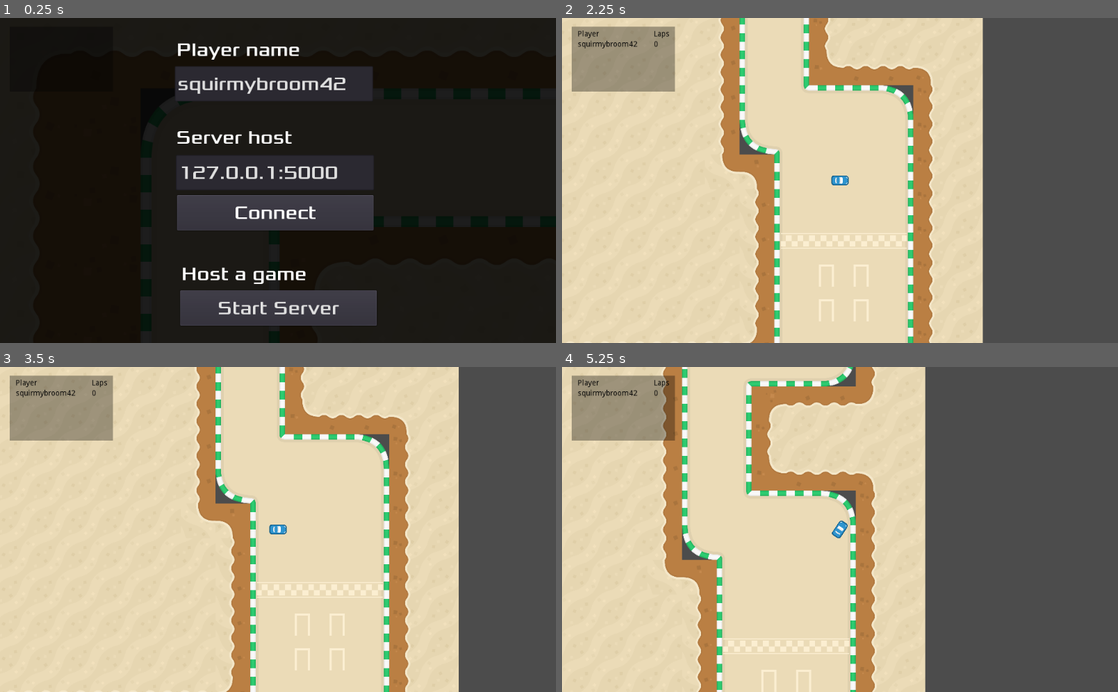
Above: before the commit, frames 1-4 (two rows, left to right).
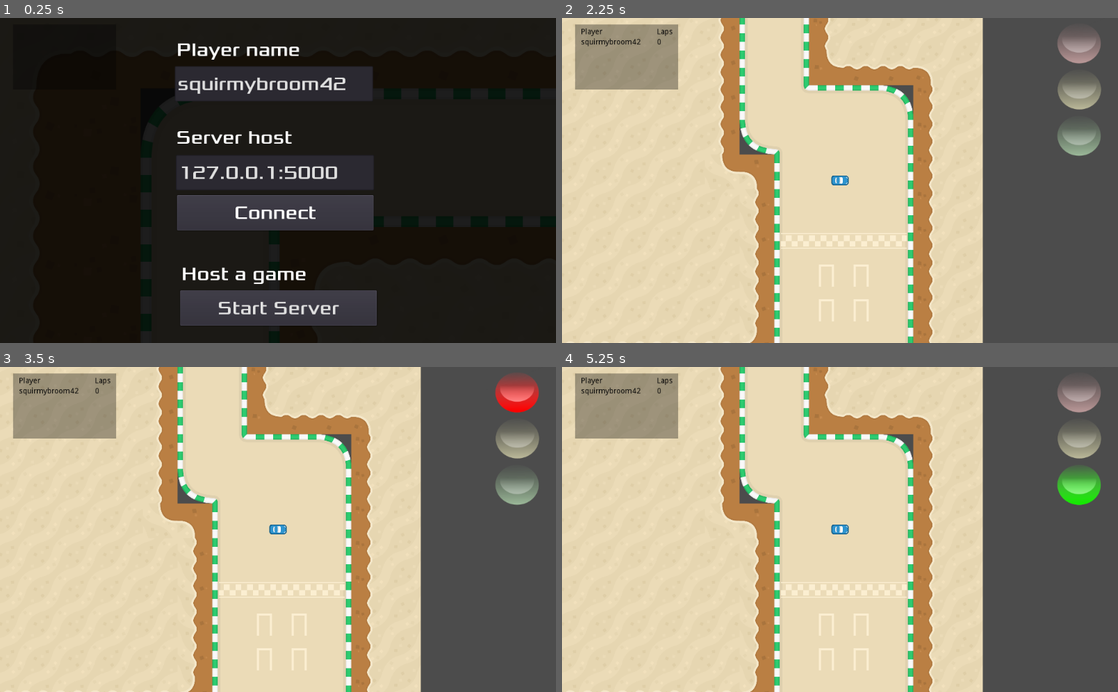
Above: after the commit, the same moments.

Repository: itjope/slide-on-slicks
Game: Godot game, scene res://World.tscn
Same seed, same stepped clock (60 frames per second), same inputs: the game is played once before the commit and once after it.
Inputs:
- Up to frame 1 (0.25 s): no input
- Up to frame 2 (2.25 s): tap Enter at 0.5 s; hold D (steer_right) 0.53-1.25 s; click "Start Server" at 1.25 s; click "Start Game" at 2 s
- Up to frame 3 (3.5 s): tap Space at 2.75 s; hold S (brake) from 2.78 s (still down)
- Up to frame 4 (5.25 s): release S (brake) at 3.53 s; hold D (steer_right) 3.53-4.28 s; hold W (accelerate) 4.28-5.03 s; hold A (steer_left) from 5.03 s (still down)

The runs differ from the first frame. In frame 2, 2.6% of the frame differs, in the area x 1-97%, y 1-43%; in frame 3, 29%; in frame 4, 34%, in the area x 1-97%, y 0-100%.

Commit message:
Add traffic light at race start

Diff:
--- a/Car.gd
+++ b/Car.gd
@@ -14,9 +14,13 @@
 var acceleration = Vector2.ZERO
 var velocity = Vector2.ZERO
 var steer_direction
+
+var race_started = false
+
 func _ready():
 	if not is_network_master():
 		remove_child($Camera2D)
+	get_parent().get_node("Race").connect("race_start", self, "_on_race_start")
 
 func _physics_process(delta):
 	if is_network_master():
@@ -56,7 +60,8 @@
 func get_input():
 
 	var turn = 0
-	if is_network_master():
+
+	if race_started && is_network_master():
 		if Input.is_action_pressed("steer_right"):
 			turn += 1
 		if Input.is_action_pressed("steer_left"):
@@ -83,3 +88,6 @@
 	if d < 0:
 		velocity = -new_heading * min(velocity.length(), max_speed_reverse)
 	rotation = new_heading.angle()
+
+func _on_race_start():
+	race_started = true
--- a/Race.gd
+++ b/Race.gd
@@ -1,5 +1,11 @@
 extends CanvasLayer
+
+signal race_start
 
 # Called when the node enters the scene tree for the first time.
 func _ready():
 	pass # Replace with function body.
+
+
+func _on_TrafficLight_green_light():
+	emit_signal("race_start")
--- /dev/null
+++ b/TrafficLight.gd
@@ -0,0 +1,18 @@
+extends AnimatedSprite
+
+signal green_light
+
+func _on_Timer_timeout():
+	if (frame == 2):
+		emit_signal("green_light")
+		frame += 1
+	elif (frame == 3):
+		$Timer.stop()
+		visible = false
+	else:
+		frame += 1
+
+
+func _on_Server_start_game(my_info, player_info):
+	visible = true
+	$Timer.start()
--- a/World.tscn
+++ b/World.tscn
@@ -7,6 +7,11 @@
 [ext_resource path="res://Server.tscn" type="PackedScene" id=5]
 [ext_resource path="res://RaceInfo.tscn" type="PackedScene" id=6]
 [ext_resource path="res://Race.gd" type="Script" id=7]
+[ext_resource path="res://assets/traficlight-yellowlight.png" type="Texture" id=8]
+[ext_resource path="res://assets/traficlight-redlight.png" type="Texture" id=9]
+[ext_resource path="res://assets/traficlight-greenlight.png" type="Texture" id=10]
+[ext_resource path="res://assets/traficlight-lightsout.png" type="Texture" id=11]
+[ext_resource path="res://TrafficLight.gd" type="Script" id=12]
 
 [sub_resource type="ConvexPolygonShape2D" id=1]
 points = PoolVector2Array( 0, 64, 128, 64, 128, 128, 0, 128 )
@@ -252,6 +257,14 @@
 #	pass
 "
 
+[sub_resource type="SpriteFrames" id=15]
+animations = [ {
+"frames": [ ExtResource( 11 ), ExtResource( 9 ), ExtResource( 8 ), ExtResource( 10 ) ],
+"loop": false,
+"name": "traffic-light",
+"speed": 5.0
+} ]
+
 [node name="World" type="Node2D"]
 script = ExtResource( 1 )
 
@@ -285,10 +298,10 @@
 
 [node name="RaceInfo" parent="Race" instance=ExtResource( 6 )]
 modulate = Color( 0.0431373, 0.0431373, 0.0431373, 1 )
-margin_left = 25.6271
-margin_top = 18.9706
-margin_right = 402.628
-margin_bottom = 378.971
+margin_left = 31.6271
+margin_top = 14.7676
+margin_right = 408.628
+margin_bottom = 374.768
 
 [node name="ControlPanel" parent="Race" instance=ExtResource( 4 )]
 visible = false
@@ -296,6 +309,16 @@
 margin_top = 14.7676
 margin_right = 8.35583
 margin_bottom = 14.7676
+
+[node name="TrafficLight" type="AnimatedSprite" parent="Race"]
+visible = false
+position = Vector2( 951.646, 131.768 )
+scale = Vector2( 0.694552, 0.694552 )
+frames = SubResource( 15 )
+animation = "traffic-light"
+script = ExtResource( 12 )
+
+[node name="Timer" type="Timer" parent="Race/TrafficLight"]
 
 [node name="Server" parent="." instance=ExtResource( 5 )]
 
@@ -310,5 +333,8 @@
 __meta__ = {
 "_edit_use_anchors_": false
 }
+[connection signal="body_shape_entered" from="Track/Checkpoints" to="." method="_on_Checkpoints_body_shape_entered"]
 [connection signal="body_shape_entered" from="Track/Checkpoints" to="Track" method="_on_Checkpoints_body_shape_entered"]
-[connection signal="body_shape_entered" from="Track/Checkpoints" to="." method="_on_Checkpoints_body_shape_entered"]
+[connection signal="green_light" from="Race/TrafficLight" to="Race" method="_on_TrafficLight_green_light"]
+[connection signal="timeout" from="Race/TrafficLight/Timer" to="Race/TrafficLight" method="_on_Timer_timeout"]
+[connection signal="start_game" from="Server" to="Race/TrafficLight" method="_on_Server_start_game"]
Not shown: 1 places in World.tscn that only renumber resources
Binary file added: assets/traficlight-greenlight.png
Not shown, added: assets/traficlight-greenlight.png.import
Binary file added: assets/traficlight-lightsout.png
Not shown, added: assets/traficlight-lightsout.png.import
Binary file added: assets/traficlight-redlight.png
Not shown, added: assets/traficlight-redlight.png.import
Binary file added: assets/traficlight-yellowlight.png
Not shown, added: assets/traficlight-yellowlight.png.import
Not shown, changed: .gitignore
